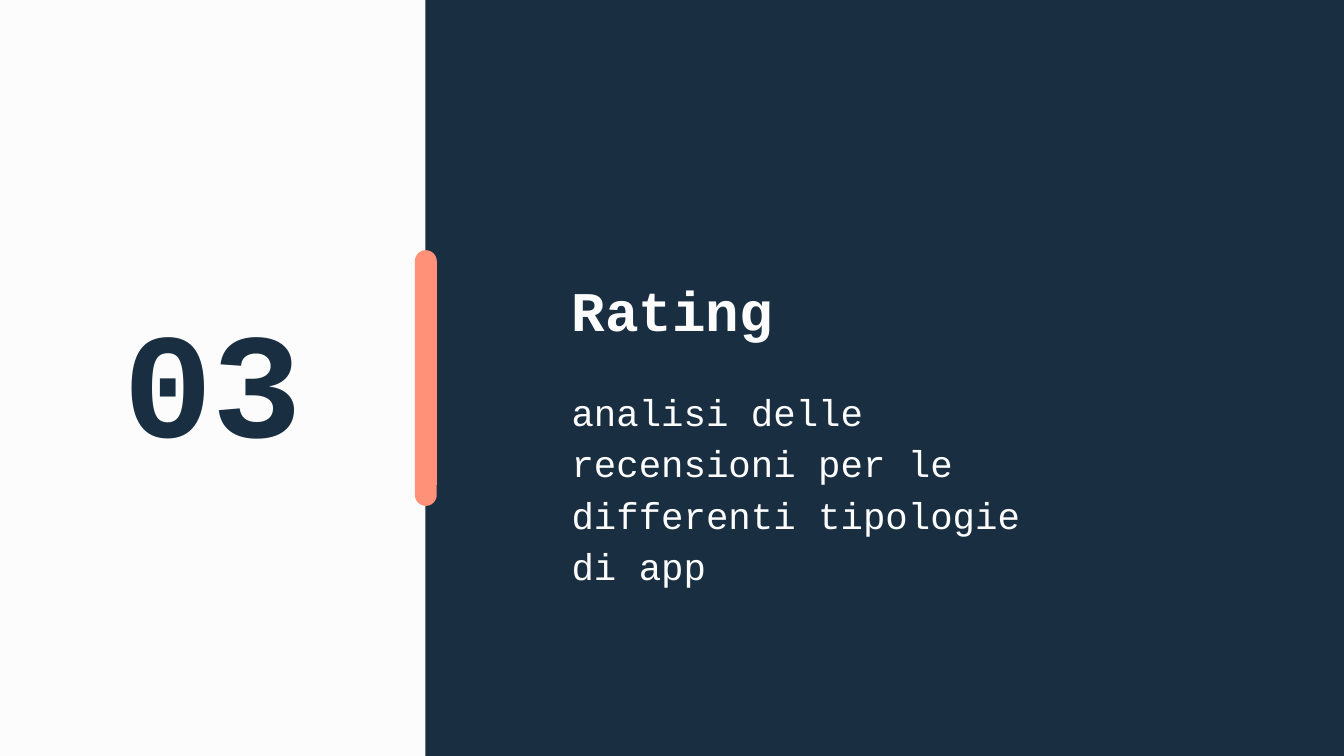
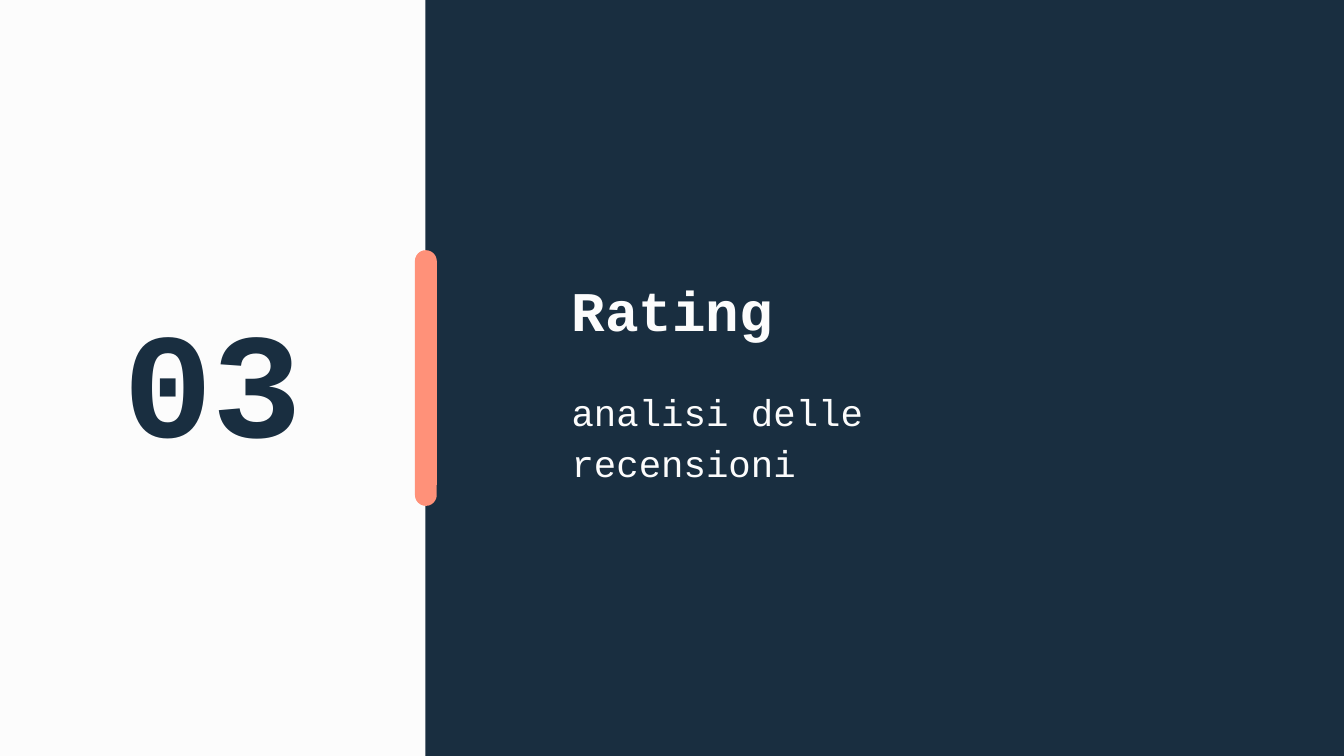
Before and after one commit to LiuEnFan/scivis-project, a slide deck: slide 21 of PlayStore.pptx. Drawn at 1344x756 pixels with LibreOffice and Linux fonts; fonts in the diff are those of the drawing. Boxes give left, top, right and bottom in pixels: in the first picture for what was removed or moved away, otherwise in the second. Text is boxed around its words. In the diff, an @@ line names an element or a change of style, - is before the commit and + after.

```diff
--- a/PlayStore.pptx
+++ b/PlayStore.pptx
@@ subtitle at (572, 399, 863, 478): text changed @@
-analisi delle recensioni per le differenti tipologie di app
+analisi delle recensioni
```
Also in this commit, not shown: 1 slide added.
